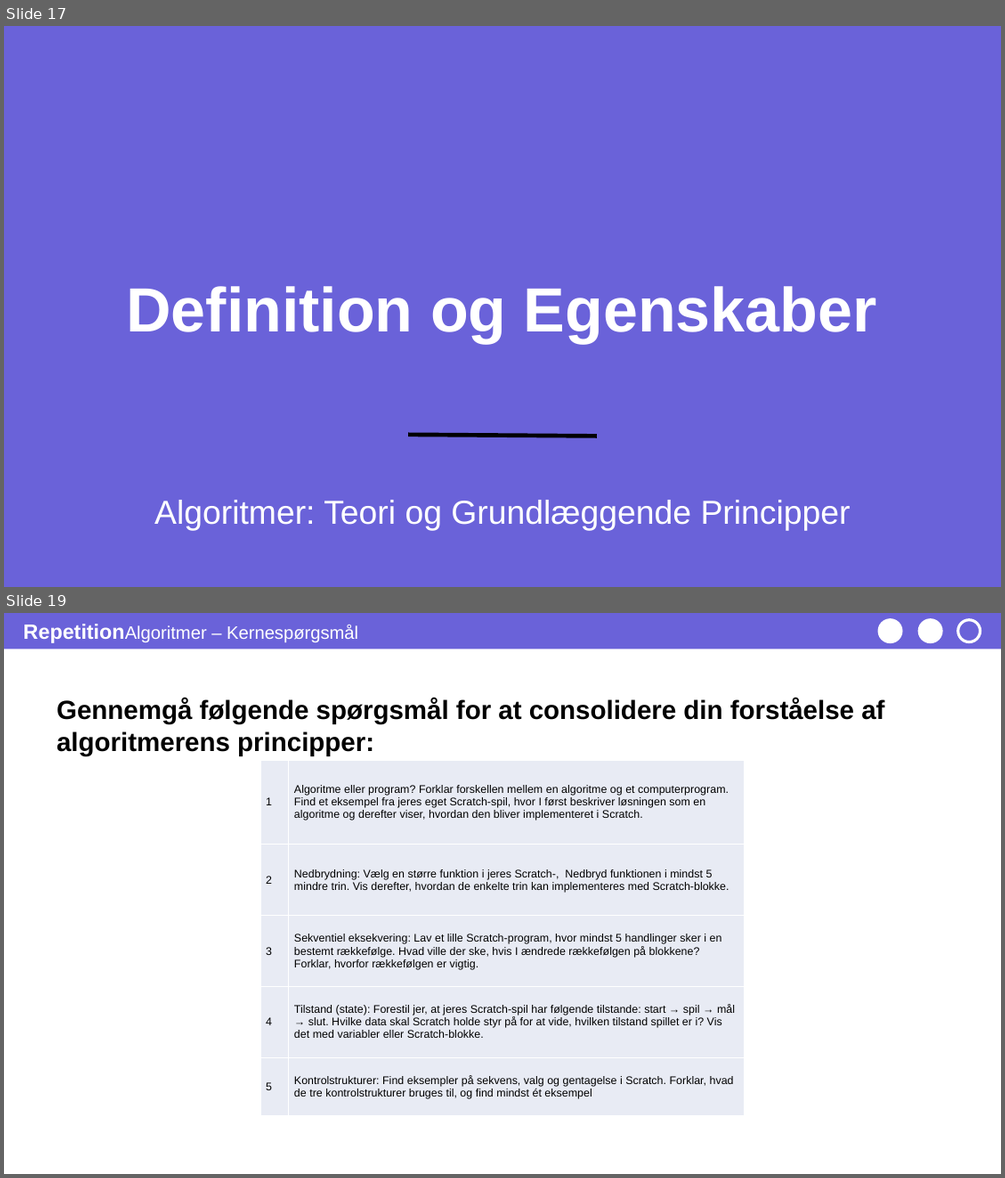
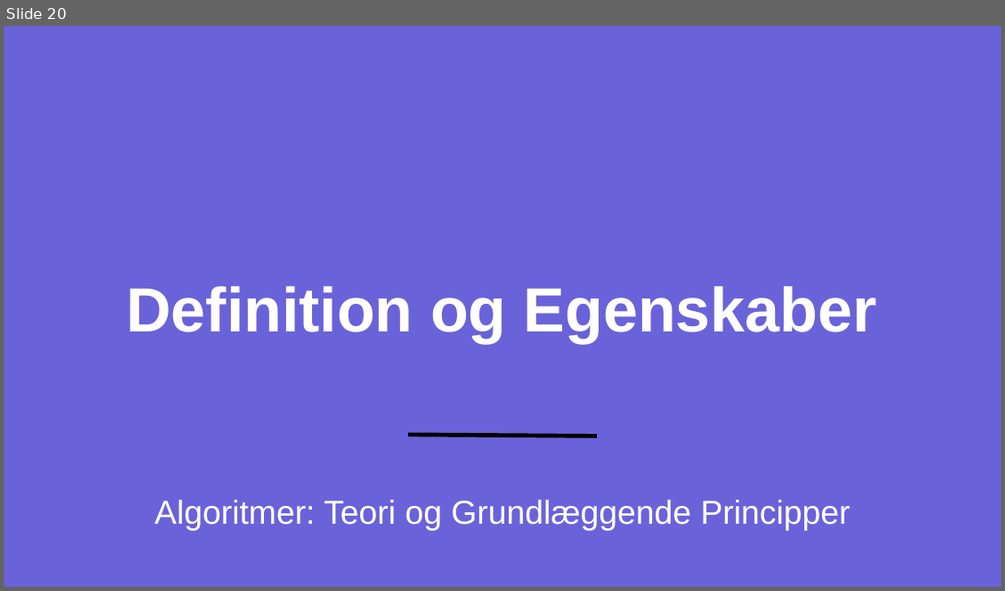
Before and after one commit to xiaoleibi/DMU26, a slide deck: ppt/Uge37_tirsdag_Algoritmer - Grundlæggende Programmering.pptx. Shown one above the other, each under a label of ours: slides 17 and 19 before the commit, slide 20 after it; the slides between them are not shown. The pictures are 1005x1178 and 1005x591 pixels, drawn with LibreOffice and Linux fonts; fonts in the diff are those of the drawing; grey boxes stand for pictures. Boxes give left, top, right and bottom in pixels: in the first picture for what was removed or moved away, otherwise in the second. Text is boxed around its words. In the diff, an @@ line names an element or a change of style, - is before the commit and + after.

Commit message:
Update week 37 teaching materials
Refreshes the week 37 Scratch football assignment document and the Tuesday algorithms presentation. Also adds a timestamped backup copy of the presentation and includes newly generated macOS/Office metadata and temporary files.

```diff
--- a/ppt/Uge37_tirsdag_Algoritmer - Grundlæggende Programmering.pptx
+++ b/ppt/Uge37_tirsdag_Algoritmer - Grundlæggende Programmering.pptx
@@ slide 19 removed at [4,613,1001,1174], background #FFFFFF @@
@@ rounded rectangle removed at [4,613,1001,649] @@
@@ text removed at [226,625,358,642] @@
-RepetitionAlgoritmer – Kernespørgsmål
@@ ellipse removed at [879,620,901,641] @@
@@ ellipse removed at [919,620,941,641] @@
@@ ellipse removed at [958,620,979,641] @@
@@ text removed at [57,698,884,755] @@
-Gennemgå følgende spørgsmål for at consolidere din forståelse af algoritmerens principper:
@@ table removed at [260,760,744,1115], 5 rows, 2 columns @@
-1 | Algoritme eller program? Forklar forskellen mellem en algoritme og et computerprogram. Find et eksempel fra jeres eget Scratch-spil, hvor I først beskriver løsningen som en algoritme og derefter viser, hvordan den bliver implementeret i Scratch.
-2 | Nedbrydning: Vælg en større funktion i jeres Scratch-, Nedbryd funktionen i mindst 5 mindre trin. Vis derefter, hvordan de enkelte trin kan implementeres med Scratch-blokke.
-3 | Sekventiel eksekvering: Lav et lille Scratch-program, hvor mindst 5 handlinger sker i en bestemt rækkefølge. Hvad ville der ske, hvis I ændrede rækkefølgen på blokkene? Forklar, hvorfor rækkefølgen er vigtig.
-4 | Tilstand (state): Forestil jer, at jeres Scratch-spil har følgende tilstande: start → spil → mål → slut. Hvilke data skal Scratch holde styr på for at vide, hvilken tilstand spillet er i? Vis det med variabler eller Scratch-blokke.
-5 | Kontrolstrukturer: Find eksempler på sekvens, valg og gentagelse i Scratch. Forklar, hvad de tre kontrolstrukturer bruges til, og find mindst ét eksempel
@@ rounded rectangle removed at [873,1134,989,1161] @@
@@ what was slide 17 is now slide 20 @@
```
Also in this commit, not shown: 8 slides changed, 3 slides added, 1 other slide removed, 5 other files.
